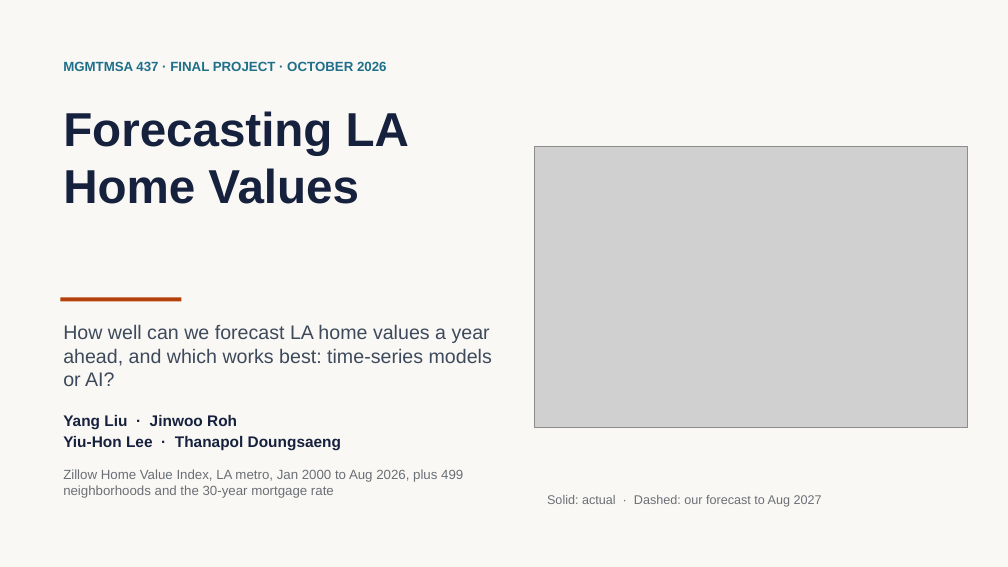
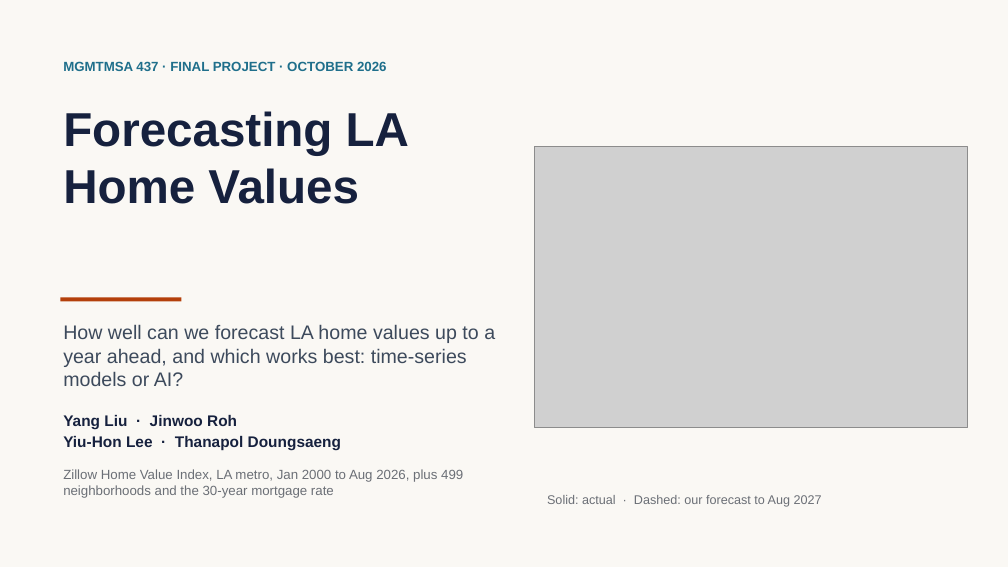
Before and after one commit to neiltd/la-housing-forecast, a slide deck: slide 1 of slides/LA_home_values_slides.pptx. Drawn at 1008x567 pixels with LibreOffice and Linux fonts; fonts in the diff are those of the drawing; grey boxes stand for pictures. Boxes give left, top, right and bottom in pixels: in the first picture for what was removed or moved away, otherwise in the second. Text is boxed around its words. In the diff, an @@ line names an element or a change of style, - is before the commit and + after.

```diff
--- a/slides/LA_home_values_slides.pptx
+++ b/slides/LA_home_values_slides.pptx
@@ text at (63, 324, 495, 386): text changed @@
-How well can we forecast LA home values a year ahead, and which works best: time-series models or AI?
+How well can we forecast LA home values up to a year ahead, and which works best: time-series models or AI?
```
Also in this commit, not shown: 9 other slides changed, 3 other files.
